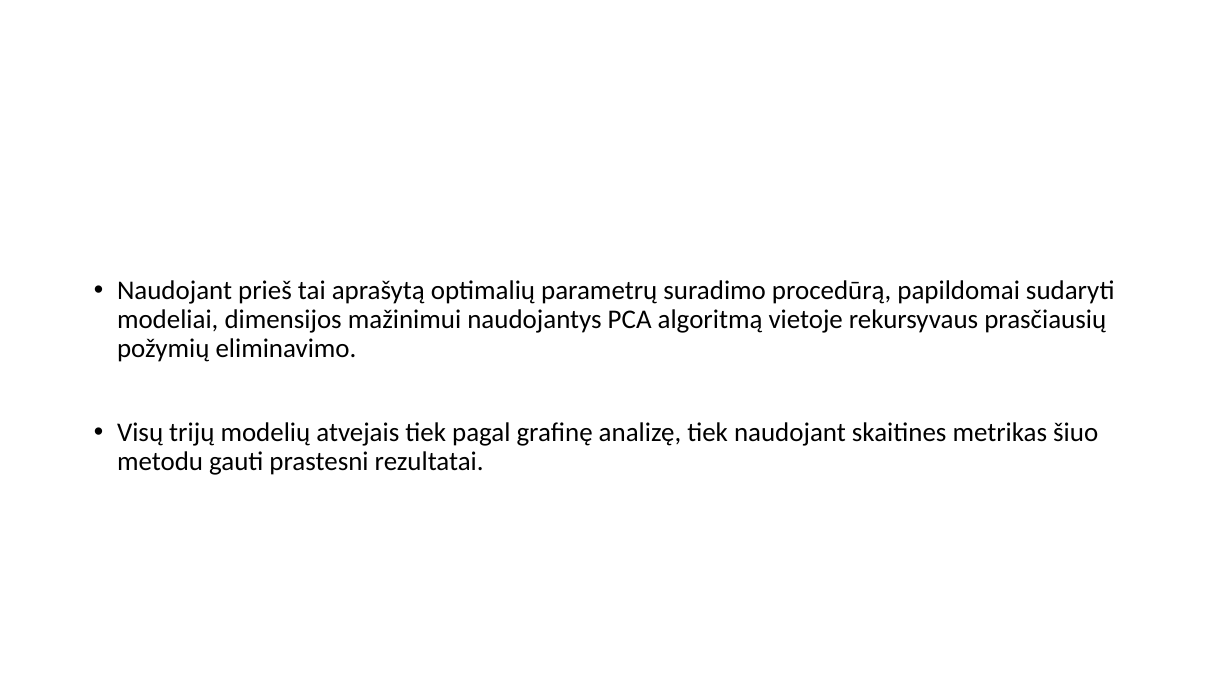
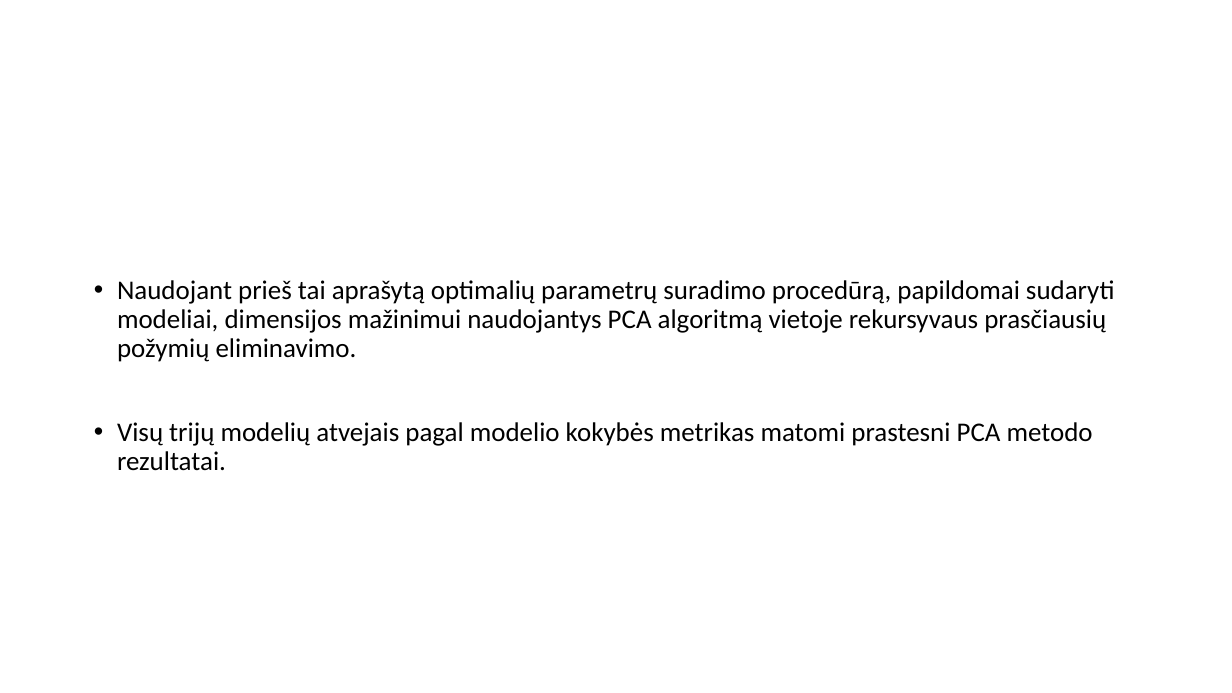
Before and after one commit to dovmar/PDVS, a slide deck: slide 18 of Lab_4/Pristatymas.pptx. Drawn at 1232x693 pixels with LibreOffice and Linux fonts; fonts in the diff are those of the drawing. Boxes give left, top, right and bottom in pixels: in the first picture for what was removed or moved away, otherwise in the second. Text is boxed around its words. In the diff, an @@ line names an element or a change of style, - is before the commit and + after.

```diff
--- a/Lab_4/Pristatymas.pptx
+++ b/Lab_4/Pristatymas.pptx
@@ text at <box>117,422,1093,471</box>: text changed @@
-• Visų trijų modelių atvejais tiek pagal grafinę analizę, tiek naudojant skaitines metrikas šiuo metodu gauti prastesni rezultatai.
+• Visų trijų modelių atvejais pagal modelio kokybės metrikas matomi prastesni PCA metodo rezultatai.
```
Also in this commit, not shown: 3 other slides changed, 1 other file.
